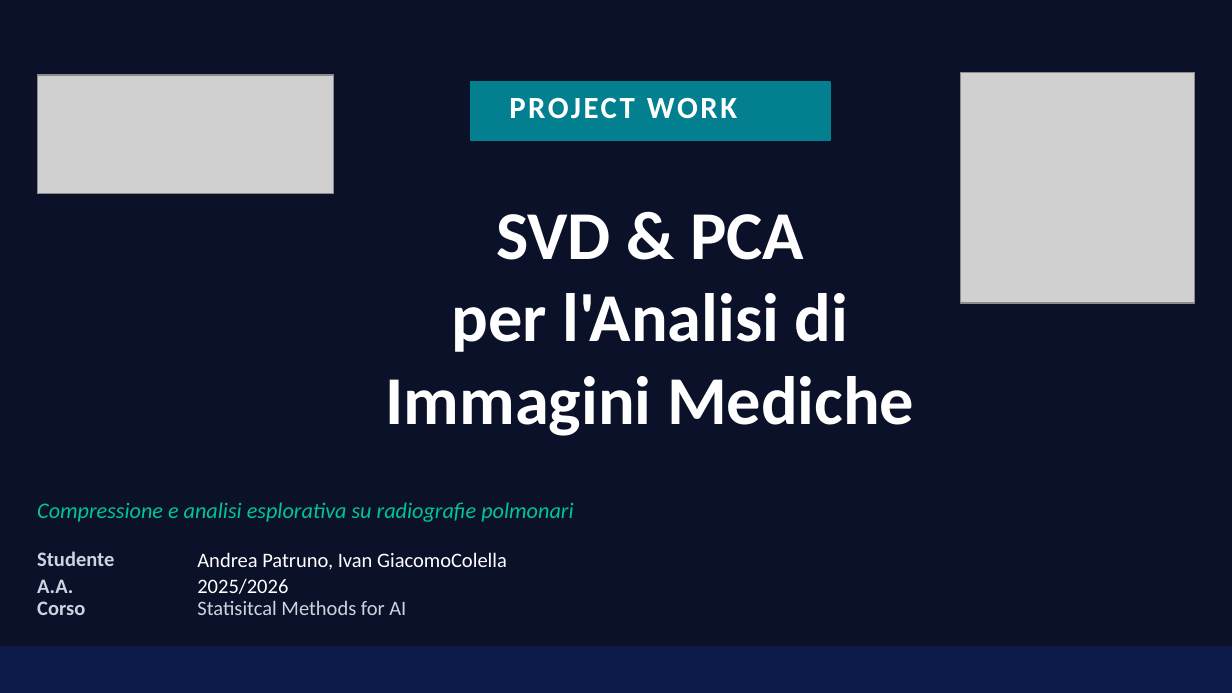
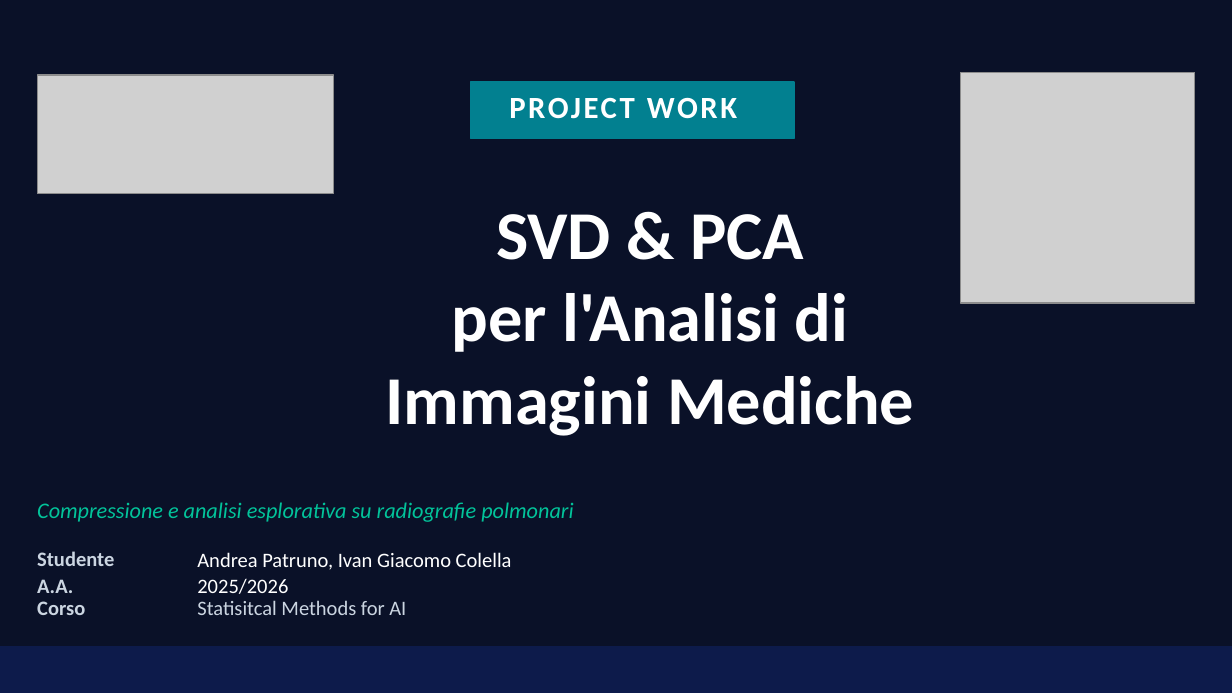
Before and after one commit to andreapatruno1/Image-Compression-and-Analysis, a slide deck: slide 1 of docs/Medical Image Compression and Analysis presentazione.pptx. Drawn at 1232x693 pixels with LibreOffice and Linux fonts; fonts in the diff are those of the drawing; grey boxes stand for pictures. Boxes give left, top, right and bottom in pixels: in the first picture for what was removed or moved away, otherwise in the second. Text is boxed around its words. In the diff, an @@ line names an element or a change of style, - is before the commit and + after.

```diff
--- a/docs/Medical Image Compression and Analysis presentazione.pptx
+++ b/docs/Medical Image Compression and Analysis presentazione.pptx
@@ rectangle resized from (x1=471, y1=83, x2=830, y2=140) to (x1=471, y1=83, x2=793, y2=139) @@
@@ text at (x1=197, y1=552, x2=512, y2=570): spaces changed @@
-Andrea Patruno, Ivan GiacomoColella
+Andrea Patruno, Ivan Giacomo Colella
```
Also in this commit, not shown: 18 other files.
